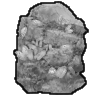
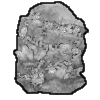
Revision of a layered 100px x 100px image; what changed, layer by layer:
painted on "crystal" over [13, 10, 85, 88]
